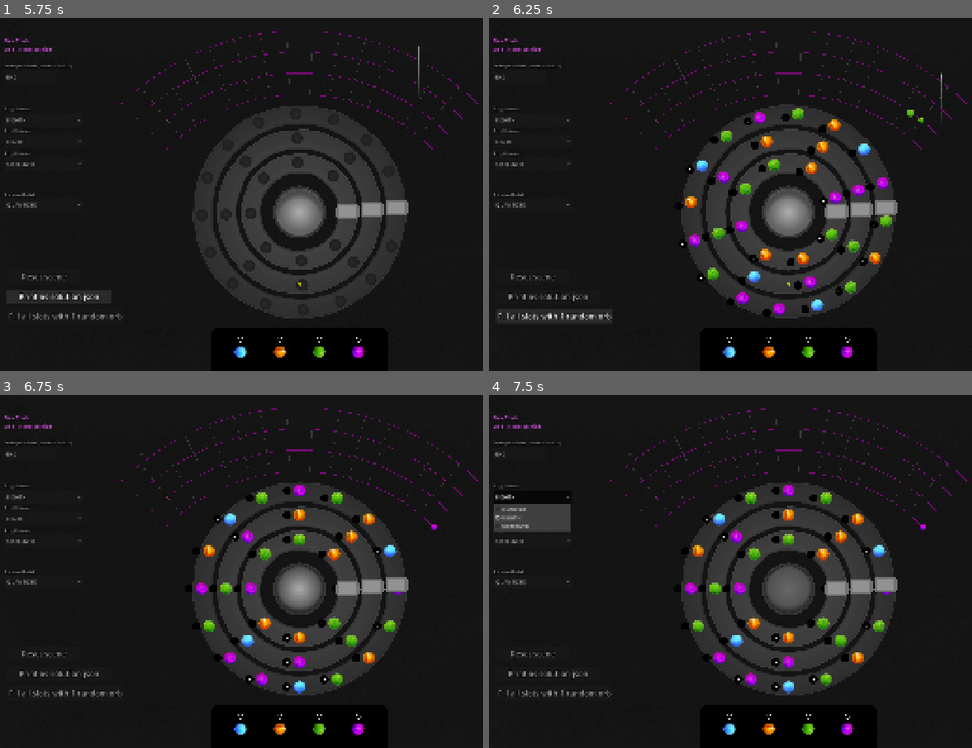
Above: before the commit, frames 1-4 (two rows, left to right).
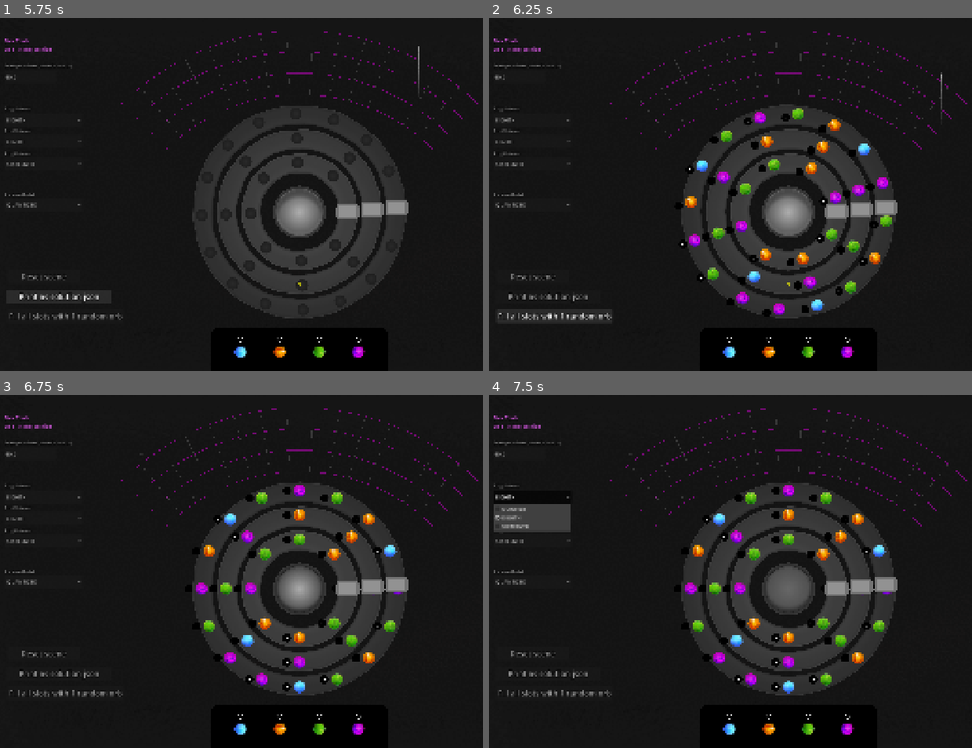
Above: after the commit, the same moments.

Repository: Senzameta-Games/igcc-jam-2026
Game: Godot game, scene res://core/main.tscn
Same seed, same stepped clock (60 frames per second), same inputs: the game is played once before the commit and once after it.
Inputs (mouse positions are in pixels of both pictures, inside the frame that each line leads up to):
- Up to frame 1 (5.75 s): click (299, 212) at 0.5 s; click "QUARTER" at 1.25 s; click "EIGHTH" at 2 s; click "EIGHTH" at 2.75 s; click "SIXTEENTH" at 3.5 s; click "QUANTIZED" at 4.25 s; click "Print as solution json" at 5 s
- Up to frame 2 (6.25 s): click "Fill all slots with 1 random …" at 5.75 s
- Up to frame 3 (6.75 s): click (299, 589) at 6.5 s
- Up to frame 4 (7.5 s): click "EIGHTH" at 7.25 s

Frame 1 is identical in both runs. In frame 2, less than 0.1% of the frame differs, in the area x 86-90%, y 26-30%; in frame 3, less than 0.1%; in frame 4, less than 0.1%.
Error after the commit: Cannot call method 'get_children' on a null value. (res://core/entities/sequencer/sequencer.gd:79)

Commit message:
Detectors become children of rings
- detectors child to respective rings
- global positions and rotations are locked (otherwise ring carries them with their own rotation)
- sequencer references to old parent are removed

Diff:
--- a/core/entities/detector/detector.gd
+++ b/core/entities/detector/detector.gd
@@ -1,26 +1,33 @@
 class_name Detector
 extends Area2D
 
-signal orb_passed(orb_id: Orb.OrbType, texture: Texture2D, from_pos: Vector2, ring_idx: int)
+signal orb_passed(orb_id: Orb.OrbType, texture: Texture2D, from_pos: Vector2)
 
 @export var flash_color: Color = Color(1.0, 1.0, 1.0, 0.8)
 @export var flash_duration: float = 0.12
-@export var ring_idx: int = 0
 
 @onready var _sprite: Sprite2D = $Sprite
 
+var _world_position: Vector2
+
 func _ready() -> void:
+	await get_tree().process_frame
+	_world_position = global_position
 	monitoring = false
 	area_entered.connect(_on_area_entered)
 	Playback.stopped.connect(_on_playback_stopped)
 	Playback.started.connect(_on_playback_started)
+
+func _process(_delta: float) -> void:
+	global_rotation = 0.0
+	global_position = _world_position
 
 func _on_area_entered(area: Area2D) -> void:
 	var orb := area.get_parent() as Orb
 	if orb == null:
 		return
 	orb.play_note()
-	orb_passed.emit(orb.orb_id, orb.texture, global_position, ring_idx)
+	orb_passed.emit(orb.orb_id, orb.texture, global_position)
 	_flash()
 
 func _flash() -> void:
--- a/core/entities/rings/ring.gd
+++ b/core/entities/rings/ring.gd
@@ -4,6 +4,8 @@
 ## Rotary ring. Passive receiver of rot_t from Sequencer.
 ## Slots are spawned at runtime based on interval_type.
 ## ring_index maps this ring to its entry in Sequencer._rotations.
+
+signal note_triggered(orb_id: Orb.OrbType, texture: Texture2D, from_pos: Vector2, ring_index: int)
 
 enum IntervalType { QUARTER, EIGHTH, SIXTEENTH }
 
@@ -36,6 +38,7 @@
 
 func _ready() -> void:
 	_rebuild_slots()
+	_connect_detectors()
 
 func tick(rot_t: float) -> void:
 	rotation = rot_t * TAU
@@ -69,6 +72,19 @@
 		ret.append(slot.get_orb())
 	return ret
 
+## Connects all Detector children. Safe to call after scene is ready.
+## Also called if detectors are added dynamically.
+func _connect_detectors() -> void:
+	for child: Node in get_children():
+		var detector := child as Detector
+		if detector == null:
+			continue
+		if not detector.orb_passed.is_connected(_on_detector_orb_passed):
+			detector.orb_passed.connect(_on_detector_orb_passed)
+
+func _on_detector_orb_passed(orb_id: Orb.OrbType, texture: Texture2D, from_pos: Vector2) -> void:
+	note_triggered.emit(orb_id, texture, from_pos, ring_index)
+
 func _rebuild_slots() -> void:
 	if _slots_container == null:
 		return
@@ -99,11 +115,3 @@
 		_slots[i].index = i
 		var angle: float = (TAU / float(count)) * float(i)
 		_slots[i].position = Vector2(cos(angle), sin(angle)) * radius
-
-func _crossed_playhead(prev_orb_t: float, curr_orb_t: float) -> bool:
-	if curr_orb_t < prev_orb_t:
-		curr_orb_t += 1.0
-	var threshold: float = 0.0
-	if threshold < prev_orb_t:
-		threshold += 1.0
-	return prev_orb_t < threshold and threshold <= curr_orb_t
--- a/core/entities/sequencer/sequencer.tscn
+++ b/core/entities/sequencer/sequencer.tscn
@@ -17,29 +17,24 @@
 
 [node name="Ring0" parent="Rings" unique_id=109522518 instance=ExtResource("2_y5shy")]
 
+[node name="Detector0" parent="Rings/Ring0" unique_id=1231722912 instance=ExtResource("6_pw2oc")]
+position = Vector2(147, 0)
+
 [node name="Ring1" parent="Rings" unique_id=1636516408 instance=ExtResource("3_rlxeh")]
 ring_index = 1
 interval_type = 1
 
+[node name="Detector1" parent="Rings/Ring1" unique_id=311348791 instance=ExtResource("6_pw2oc")]
+position = Vector2(222, -8)
+
 [node name="Ring2" parent="Rings" unique_id=817166058 instance=ExtResource("4_pw2oc")]
 ring_index = 2
 interval_type = 2
 
+[node name="Detector2" parent="Rings/Ring2" unique_id=1481402410 instance=ExtResource("6_pw2oc")]
+position = Vector2(297, -14)
+
 [node name="DetectionFeedback" type="Node2D" parent="." unique_id=1843269302]
-
-[node name="Detectors" type="Node2D" parent="." unique_id=1171807417]
-position = Vector2(0, 143)
-
-[node name="Detector0" parent="Detectors" unique_id=1231722912 instance=ExtResource("6_pw2oc")]
-position = Vector2(1107, 450)
-
-[node name="Detector1" parent="Detectors" unique_id=311348791 instance=ExtResource("6_pw2oc")]
-position = Vector2(1182, 442)
-ring_idx = 1
-
-[node name="Detector2" parent="Detectors" unique_id=1481402410 instance=ExtResource("6_pw2oc")]
-position = Vector2(1257, 436)
-ring_idx = 2
 
 [node name="StartStop" parent="." unique_id=1939683072 instance=ExtResource("2_ee14c")]
 offset_left = 880.0
